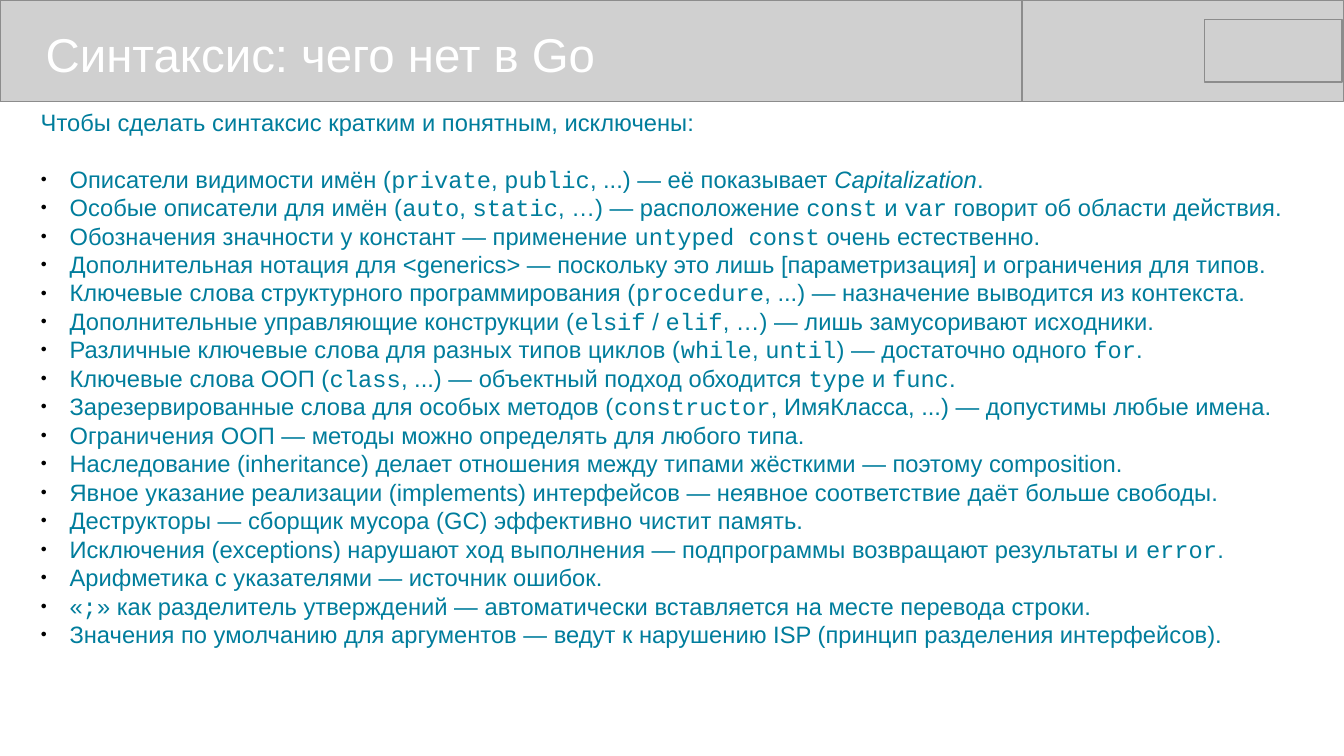
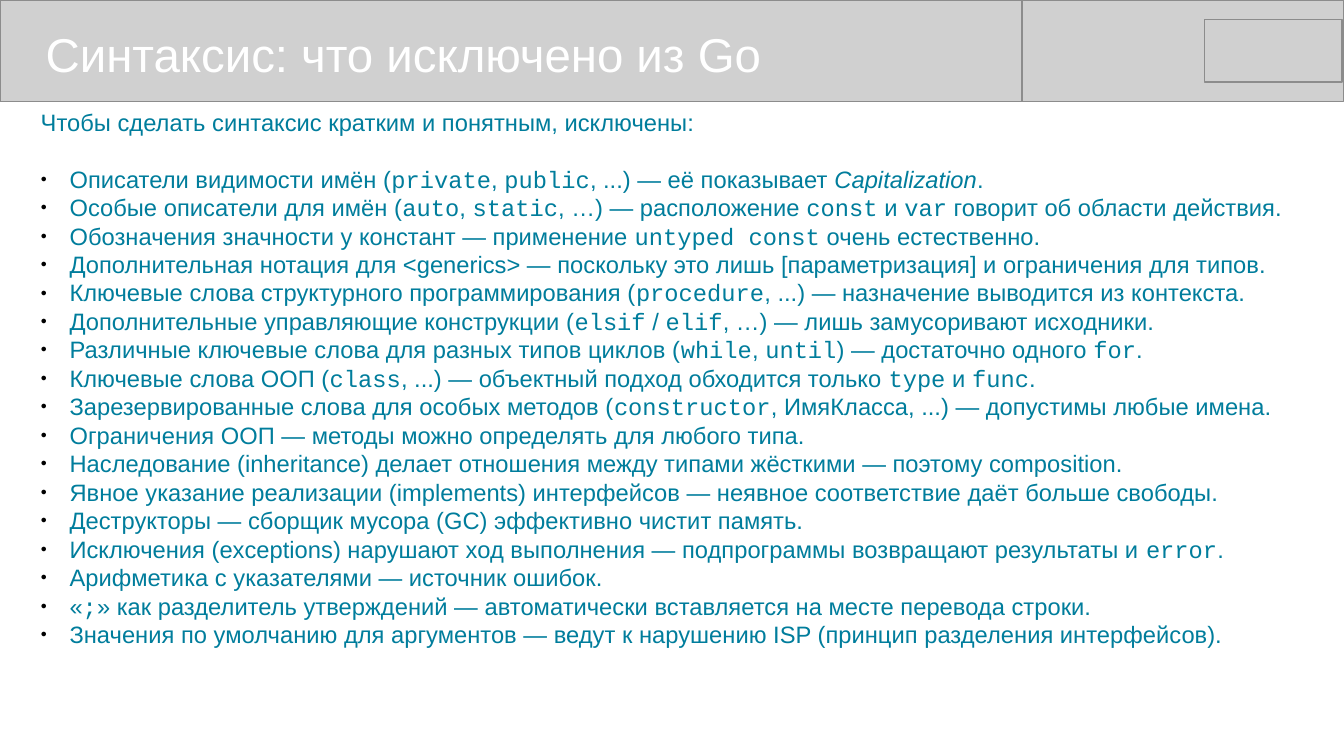
Before and after one commit to mike-shock/Go_language, a slide deck: slide 12 of Go_Preview.odp. Drawn at 1344x756 pixels with LibreOffice and Linux fonts; fonts in the diff are those of the drawing; grey boxes stand for pictures. Boxes give left, top, right and bottom in pixels: in the first picture for what was removed or moved away, otherwise in the second. Text is boxed around its words. In the diff, an @@ line names an element or a change of style, - is before the commit and + after.

```diff
--- a/Go_Preview.odp
+++ b/Go_Preview.odp
@@ text at <box>46,39,761,72</box>: text changed @@
-Синтаксис: чего нет в Go
+Синтаксис: что исключено из Go
@@ text at <box>70,369,1036,392</box>: text changed @@
-● Ключевые слова ООП (class, ...) — объектный подход обходится type и func.
+● Ключевые слова ООП (class, ...) — объектный подход обходится только type и func.
```
Also in this commit, not shown: 3 other slides changed, 2 slides added, 3 other files.
